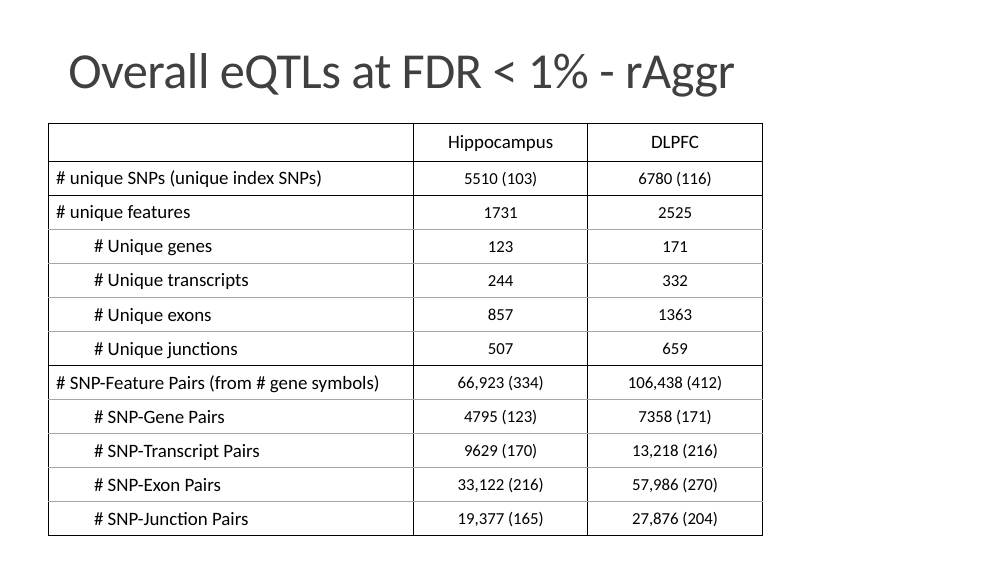
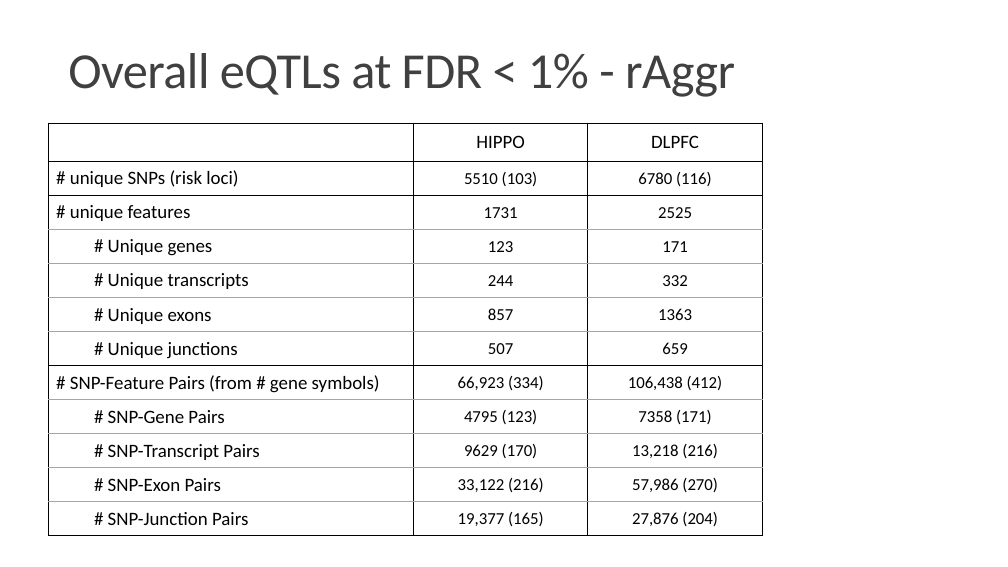
Before and after one commit to LieberInstitute/brainseq_phase2, a slide deck: slide 4 of eQTL_GWAS_riskSNPs/raggr_results_tables.pptx. Drawn at 1008x567 pixels with LibreOffice and Linux fonts; fonts in the diff are those of the drawing. Boxes give left, top, right and bottom in pixels: in the first picture for what was removed or moved away, otherwise in the second. Text is boxed around its words. In the diff, an @@ line names an element or a change of style, - is before the commit and + after.

Commit message:
Tweak tables for taking screenshots for Figure S30

```diff
--- a/eQTL_GWAS_riskSNPs/raggr_results_tables.pptx
+++ b/eQTL_GWAS_riskSNPs/raggr_results_tables.pptx
@@ table at <box>48,123,763,536</box> @@
-row 1, column 2: Hippocampus
+row 1, column 2: HIPPO
-row 2, column 1: # unique SNPs (unique index SNPs)
+row 2, column 1: # unique SNPs (risk loci)
```
Also in this commit, not shown: 2 other slides changed.
